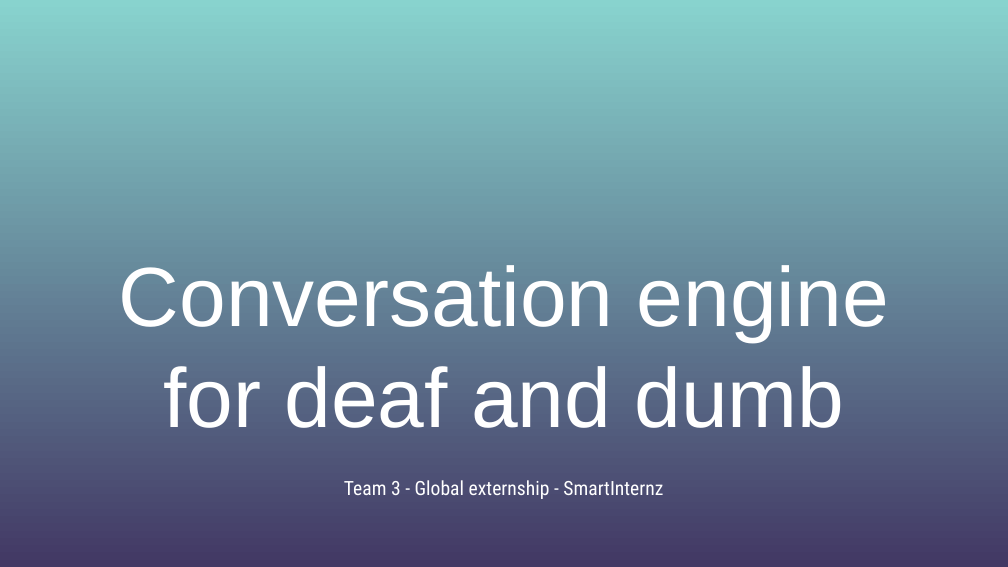
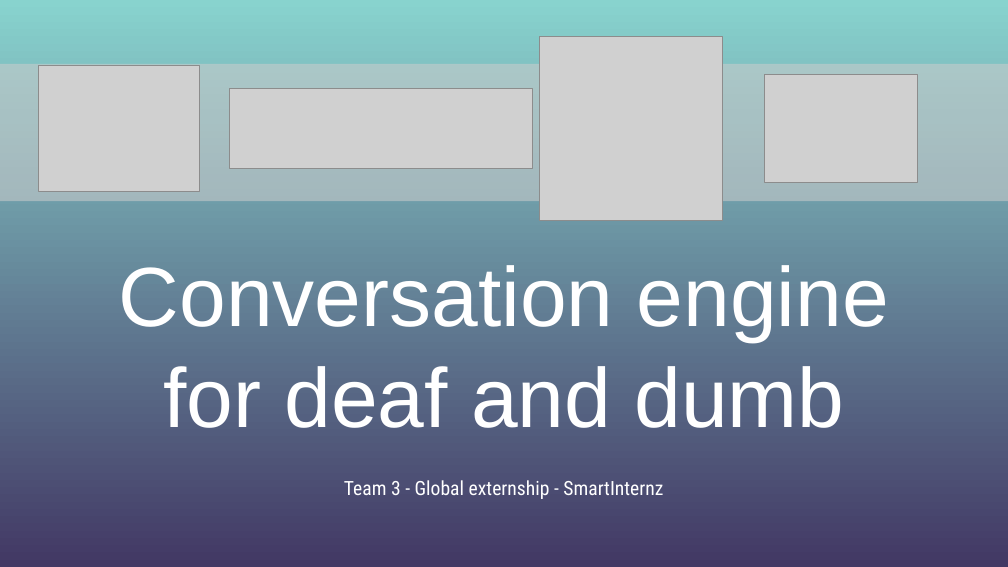
Before and after one commit to smartinternz02/SI-GuidedProject-3458-1624869722, a slide deck: slide 1 of Team 3 - Conversation engine for deaf and dumb.pptx. Drawn at 1008x567 pixels with LibreOffice and Linux fonts; fonts in the diff are those of the drawing; grey boxes stand for pictures; background and template pictures are left out. Boxes give left, top, right and bottom in pixels: in the first picture for what was removed or moved away, otherwise in the second. Text is boxed around its words. In the diff, an @@ line names an element or a change of style, - is before the commit and + after.

```diff
--- a/Team 3 - Conversation engine for deaf and dumb.pptx
+++ b/Team 3 - Conversation engine for deaf and dumb.pptx
@@ picture added at [539,37,723,221] @@
@@ rectangle added at [0,64,1008,201], fill #CCCCCC at 56% opacity @@
@@ picture added at [38,66,199,193] @@
@@ picture added at [230,89,532,169] @@
@@ picture added at [764,75,917,183] @@
```
Also in this commit, not shown: 19 other slides changed.
